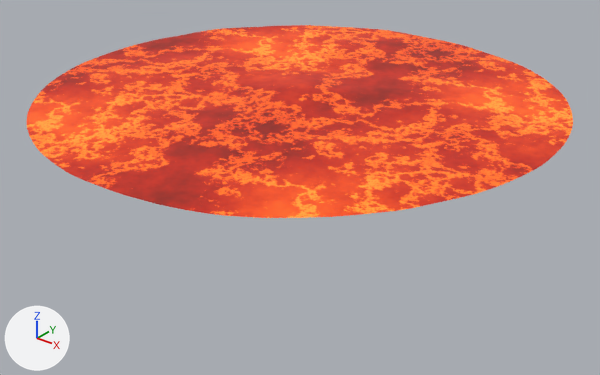
One commit to the glTF model lava_lake.glb: the scene before it, then after it.
Rendered twice from a 50 mm lens placed at (26.4, -33.0, 14.9), pointed at (0.2, -0.2, -5.4). Arrows for +X, +Y and +Z are at lower left; the lights stay in place. The first picture is the older version. Vertices at exactly the same position are counted once.
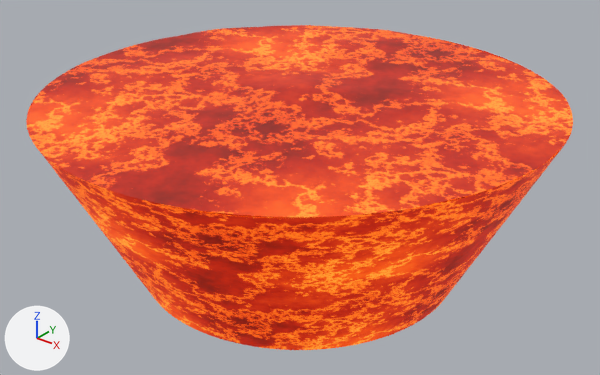
What changed in the scene script:
```text
Add mat_material_1:
    mat_material_1 = bpy.data.materials.new('Material_1')
    mat_material_1.use_nodes = True; mat_material_1.node_tree.nodes.clear()
    _N = mat_material_1.node_tree.nodes; _L = mat_material_1.node_tree.links
    n0 = _N.new('ShaderNodeBsdfPrincipled'); n0.name = 'Principled BSDF'
    n0.inputs[0].default_value = (0.0707, 0.00137, 0.0, 1.0)  # 'Base Color', dark red #4b0500
    n0.inputs[28].default_value = 1.0  # 'Emission Strength'
    n1 = _N.new('ShaderNodeOutputMaterial'); n1.name = 'Material Output'
    n2 = _N.new('ShaderNodeTexImage'); n2.name = 'Image Texture'
    n2.image = img_image_0
    _L.new(n0.outputs[0], n1.inputs[0])  # 'BSDF' to 'Surface'
    _L.new(n2.outputs[0], n0.inputs[27])  # 'Color' to 'Emission Color'
Add mat_material_2:
    mat_material_2 = bpy.data.materials.new('Material_2')
    mat_material_2.use_nodes = True; mat_material_2.node_tree.nodes.clear()
    _N = mat_material_2.node_tree.nodes; _L = mat_material_2.node_tree.links
    n0 = _N.new('ShaderNodeBsdfPrincipled'); n0.name = 'Principled BSDF'
    n0.inputs[0].default_value = (0.0707, 0.00137, 0.0, 1.0)  # 'Base Color', dark red #4b0500
    n0.inputs[28].default_value = 1.0  # 'Emission Strength'
    n1 = _N.new('ShaderNodeOutputMaterial'); n1.name = 'Material Output'
    n2 = _N.new('ShaderNodeTexImage'); n2.name = 'Image Texture'
    n2.image = img_image_0
    _L.new(n0.outputs[0], n1.inputs[0])  # 'BSDF' to 'Surface'
    _L.new(n2.outputs[0], n0.inputs[27])  # 'Color' to 'Emission Color'
Change me_mesh_0:
    used by ob_mesh_0; location = (0.0, 0.0, 0.0)
    remove me_mesh_0.from_pydata(...)  # 3001 vertices, 5880 faces; spans x -14.0..14.0, y -14.0..14.0, z -0.1..0.4
    add me_mesh_0.from_pydata(...)  # 4442 vertices, 8640 faces; spans x -14.0..14.0, y -14.0..14.0, z -10.0..0.4
    me_mesh_0 part 1: a new loose piece of 1441 vertices spanning x -14.0..14.0, y -14.0..14.0, z -10.0..0.0
    add me_mesh_0.materials.append(mat_material_1)
    add me_mesh_0.materials.append(mat_material_2)
```

Location of each change, (x1, y1, x2, y2) in pixels of the pictures (600 x 375 px):
'Mesh_0', reshaped (68% taller): before (27, 25, 573, 218); after (26, 25, 573, 350)
part 1 of me_mesh_0, added (orange): after (26, 34, 572, 350)
